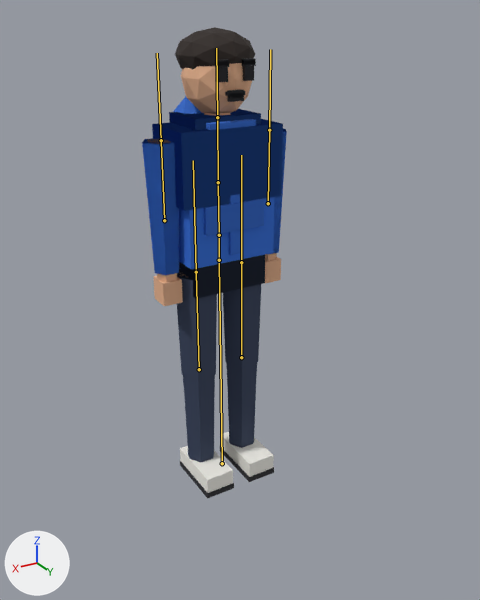
What one commit did to the glTF model web/public/assets/char_hero_m.glb.
Camera for both pictures: a camera (50 mm lens) standing at (1.171, 2.113, 0.816) and looking at (0.028, 0.208, -0.137). The axes (+X, +Y, +Z) are drawn at lower left. The lights are the same throughout. The older version comes first. The bones that bend it are drawn over the model as lines.

Names of what the first picture shows: 'char_hero_m', 'face_0', 'face_1', 'face_2', 'hair', 'pants_0', 'pants_2', 'shirt_1', 'shirt_2'.
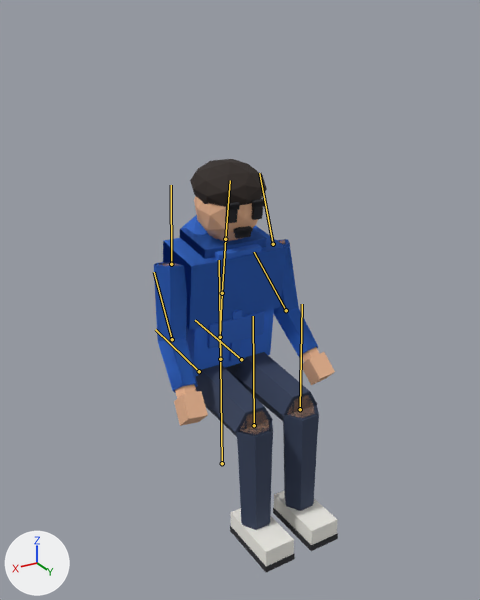
The newer file adds an action. The first version stands in its rest pose; the second is drawn at frame 52 of the action 'anim_Sit'.

The change, as a diff of the scene's bpy script:
```diff
--- a/web/public/assets/char_hero_m.glb.py
+++ b/web/public/assets/char_hero_m.glb.py
@@ bone_bone_hips @@
 bone_bone_hips = bpy.data.objects['skin_char_hero_m'].pose.bones['bone_hips']  # child of 'bone_root'
-bone_bone_hips.location = (0.0, 0.0, 0.0)
+bone_bone_hips.location = (0.0, -0.43, 0.0)
@@ bone_bone_spine @@
 bone_bone_spine = bpy.data.objects['skin_char_hero_m'].pose.bones['bone_spine']  # child of 'bone_hips'
-bone_bone_spine.rotation_quaternion = (1.0, 0.0, 0.0, 0.0)  # degrees (0, 0, 0)
+bone_bone_spine.rotation_quaternion = (0.999, -0.048, 0.0, 0.0)  # degrees (-5, 0, 0)
@@ bone_bone_chest @@
 bone_bone_chest = bpy.data.objects['skin_char_hero_m'].pose.bones['bone_chest']  # child of 'bone_spine'
-bone_bone_chest.rotation_quaternion = (1.0, 0.0, 0.0, 0.0)  # degrees (0, 0, 0)
+bone_bone_chest.rotation_quaternion = (1.0, -0.017, 0.0, 0.0)  # degrees (-2, 0, 0)
@@ bone_bone_head @@
 bone_bone_head = bpy.data.objects['skin_char_hero_m'].pose.bones['bone_head']  # child of 'bone_chest'
-bone_bone_head.rotation_quaternion = (1.0, 0.0, 0.0, 0.0)  # degrees (0, 0, 0)
+bone_bone_head.rotation_quaternion = (0.999, -0.017, -0.03, 0.001)  # degrees (-2, -3, 0)
@@ bone_bone_upperarm_l @@
 bone_bone_upperarm_l = bpy.data.objects['skin_char_hero_m'].pose.bones['bone_upperArm_L']  # child of 'bone_chest'
-bone_bone_upperarm_l.rotation_quaternion = (1.0, 0.0, 0.0, 0.0)  # degrees (0, 0, 0)
+bone_bone_upperarm_l.rotation_quaternion = (0.986, 0.156, 0.01, -0.06)  # degrees (18, 2, -7)
@@ bone_bone_lowerarm_l @@
 bone_bone_lowerarm_l = bpy.data.objects['skin_char_hero_m'].pose.bones['bone_lowerArm_L']  # child of 'bone_upperArm_L'
-bone_bone_lowerarm_l.rotation_quaternion = (1.0, 0.0, 0.0, 0.0)  # degrees (0, 0, 0)
+bone_bone_lowerarm_l.rotation_quaternion = (0.954, 0.301, 0.0, 0.0)  # degrees (35, 0, 0)
@@ bone_bone_upperarm_r @@
 bone_bone_upperarm_r = bpy.data.objects['skin_char_hero_m'].pose.bones['bone_upperArm_R']  # child of 'bone_chest'
-bone_bone_upperarm_r.rotation_quaternion = (1.0, 0.0, 0.0, 0.0)  # degrees (0, 0, 0)
+bone_bone_upperarm_r.rotation_quaternion = (0.986, 0.156, -0.01, 0.06)  # degrees (18, -2, 7)
@@ bone_bone_lowerarm_r @@
 bone_bone_lowerarm_r = bpy.data.objects['skin_char_hero_m'].pose.bones['bone_lowerArm_R']  # child of 'bone_upperArm_R'
-bone_bone_lowerarm_r.rotation_quaternion = (1.0, 0.0, 0.0, 0.0)  # degrees (0, 0, 0)
+bone_bone_lowerarm_r.rotation_quaternion = (0.954, 0.301, 0.0, 0.0)  # degrees (35, 0, 0)
@@ bone_bone_upperleg_l @@
 bone_bone_upperleg_l = bpy.data.objects['skin_char_hero_m'].pose.bones['bone_upperLeg_L']  # child of 'bone_hips'
-bone_bone_upperleg_l.rotation_quaternion = (1.0, 0.0, 0.0, 0.0)  # degrees (0, 0, 0)
+bone_bone_upperleg_l.rotation_quaternion = (0.719, 0.695, 0.0, 0.0)  # degrees (88, 0, 0)
@@ bone_bone_lowerleg_l @@
 bone_bone_lowerleg_l = bpy.data.objects['skin_char_hero_m'].pose.bones['bone_lowerLeg_L']  # child of 'bone_upperLeg_L'
-bone_bone_lowerleg_l.rotation_quaternion = (1.0, 0.0, 0.0, 0.0)  # degrees (0, 0, 0)
+bone_bone_lowerleg_l.rotation_quaternion = (0.731, -0.682, 0.0, 0.0)  # degrees (-86, 0, 0)
@@ bone_bone_upperleg_r @@
 bone_bone_upperleg_r = bpy.data.objects['skin_char_hero_m'].pose.bones['bone_upperLeg_R']  # child of 'bone_hips'
-bone_bone_upperleg_r.rotation_quaternion = (1.0, 0.0, 0.0, 0.0)  # degrees (0, 0, 0)
+bone_bone_upperleg_r.rotation_quaternion = (0.719, 0.695, 0.0, 0.0)  # degrees (88, 0, 0)
@@ bone_bone_lowerleg_r @@
 bone_bone_lowerleg_r = bpy.data.objects['skin_char_hero_m'].pose.bones['bone_lowerLeg_R']  # child of 'bone_upperLeg_R'
-bone_bone_lowerleg_r.rotation_quaternion = (1.0, 0.0, 0.0, 0.0)  # degrees (0, 0, 0)
+bone_bone_lowerleg_r.rotation_quaternion = (0.731, -0.682, 0.0, 0.0)  # degrees (-86, 0, 0)
```

Location of each change, (x1, y1, x2, y2) in pixels of the pictures (480 x 600 px):
'shirt_2', posed
    before: (179, 119, 274, 269)
    after: (154, 225, 318, 393)
'shirt_1', posed
    before: (142, 96, 287, 275)
    after: (180, 215, 265, 349)
'pants_2', posed
    before: (177, 255, 265, 462)
    after: (195, 352, 319, 530)
'char_hero_m', posed (30% wider, 14% shorter)
    before: (147, 63, 281, 498)
    after: (163, 196, 338, 572)
'pants_0', posed
    before: (178, 271, 256, 461)
    after: (237, 394, 318, 528)
'hair', posed
    before: (175, 27, 255, 70)
    after: (190, 159, 267, 207)
'face_2', posed (9% shorter)
    before: (215, 58, 256, 102)
    after: (226, 199, 265, 239)
'face_1', posed
    before: (215, 64, 256, 97)
    after: (226, 203, 265, 235)
'face_0', posed (13% shorter)
    before: (215, 60, 256, 98)
    after: (226, 202, 265, 235)
bone 'bone_hips', root to tip
    before: (219, 260) to (219, 235)
    after: (220, 359) to (220, 337)
bone 'bone_spine', root to tip
    before: (219, 235) to (218, 182)
    after: (220, 337) to (222, 293)
bone 'bone_chest', root to tip
    before: (218, 182) to (217, 117)
    after: (222, 293) to (225, 239)
bone 'bone_head', root to tip
    before: (217, 117) to (216, 48)
    after: (225, 239) to (230, 180)
bone 'bone_upperArm_L', root to tip
    before: (269, 130) to (270, 49)
    after: (273, 244) to (259, 173)
bone 'bone_lowerArm_L', root to tip
    before: (268, 203) to (269, 130)
    after: (286, 310) to (254, 252)
bone 'bone_upperArm_R', root to tip
    before: (161, 140) to (157, 53)
    after: (171, 264) to (171, 185)
bone 'bone_lowerArm_R', root to tip
    before: (164, 220) to (161, 140)
    after: (172, 339) to (154, 272)
bone 'bone_upperLeg_L', root to tip
    before: (241, 262) to (241, 155)
    after: (241, 359) to (195, 320)
bone 'bone_lowerLeg_L', root to tip
    before: (241, 357) to (241, 262)
    after: (300, 409) to (302, 304)
bone 'bone_upperLeg_R', root to tip
    before: (196, 272) to (193, 160)
    after: (199, 371) to (155, 329)
bone 'bone_lowerLeg_R', root to tip
    before: (199, 369) to (196, 272)
    after: (254, 425) to (253, 316)
